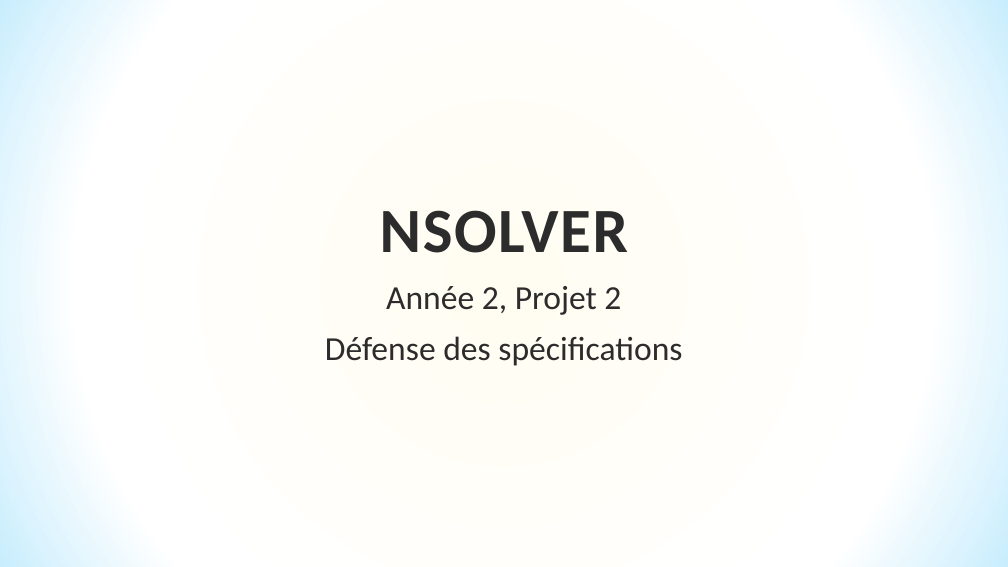
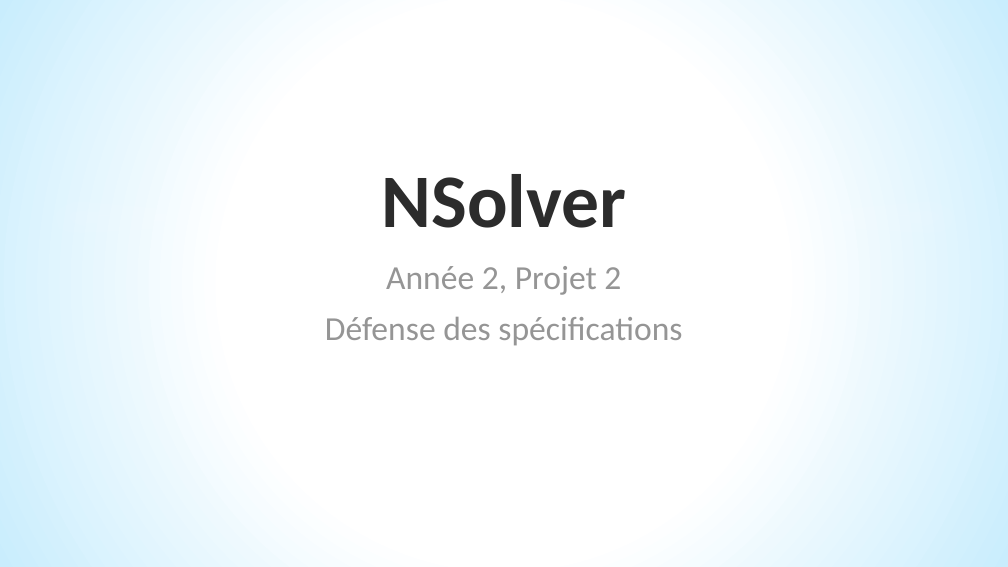
Before and after one commit to bastou2316/p2-java, a slide deck: slide 1 of 4. Cloture/Défense spec.pptx. Drawn at 1008x567 pixels with LibreOffice and Linux fonts; fonts in the diff are those of the drawing; background and template pictures are left out. Boxes give left, top, right and bottom in pixels: in the first picture for what was removed or moved away, otherwise in the second. Text is boxed around its words. In the diff, an @@ line names an element or a change of style, - is before the commit and + after.

Commit message:
Update design

```diff
--- a/4. Cloture/Défense spec.pptx
+++ b/4. Cloture/Défense spec.pptx
@@ background gradient #FFFCF2 to #FFFFFF to #C9EDFD to gradient #FFFFFF to #C9EDFD @@
@@ text at (x1=382, y1=174, x2=626, y2=228): text changed; size 60 to 72 pt @@
-NSOLVER
+NSolver
@@ subtitle "Année 2, Projet 2" moved from (x1=325, y1=286, x2=682, y2=366) to (x1=325, y1=266, x2=682, y2=346) @@
@@ subtitle "Année 2, Projet 2" at (x1=325, y1=266, x2=682, y2=346): text colour #2C2C2C to #969696 @@
```
Also in this commit, not shown: 2 other slides changed.
